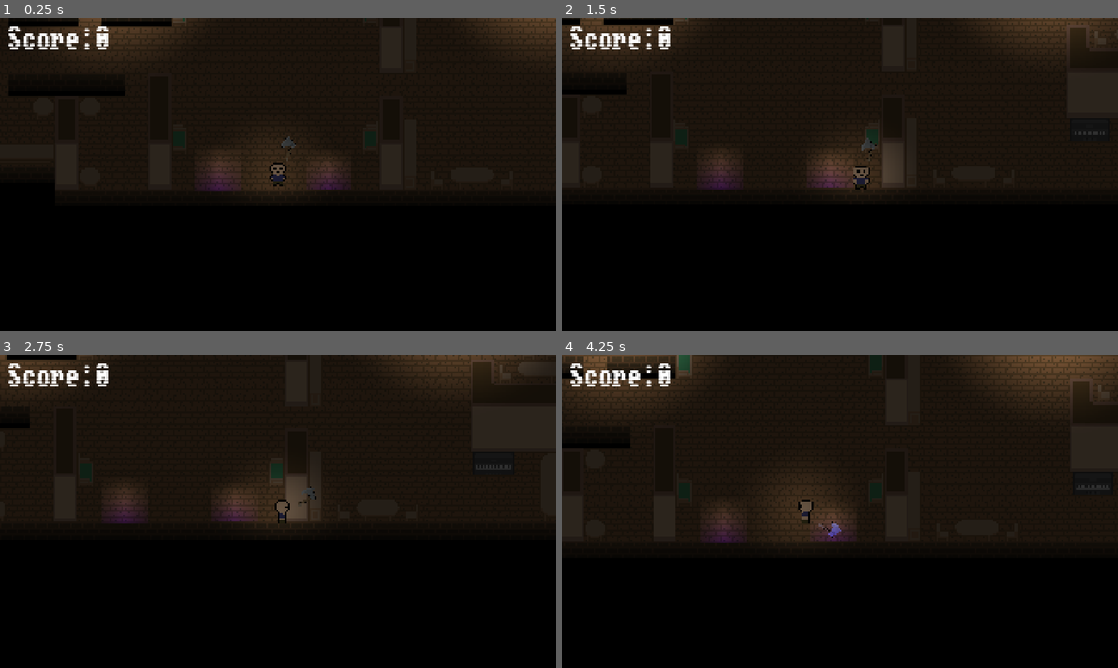
Above: before the commit, frames 1-4 (two rows, left to right).
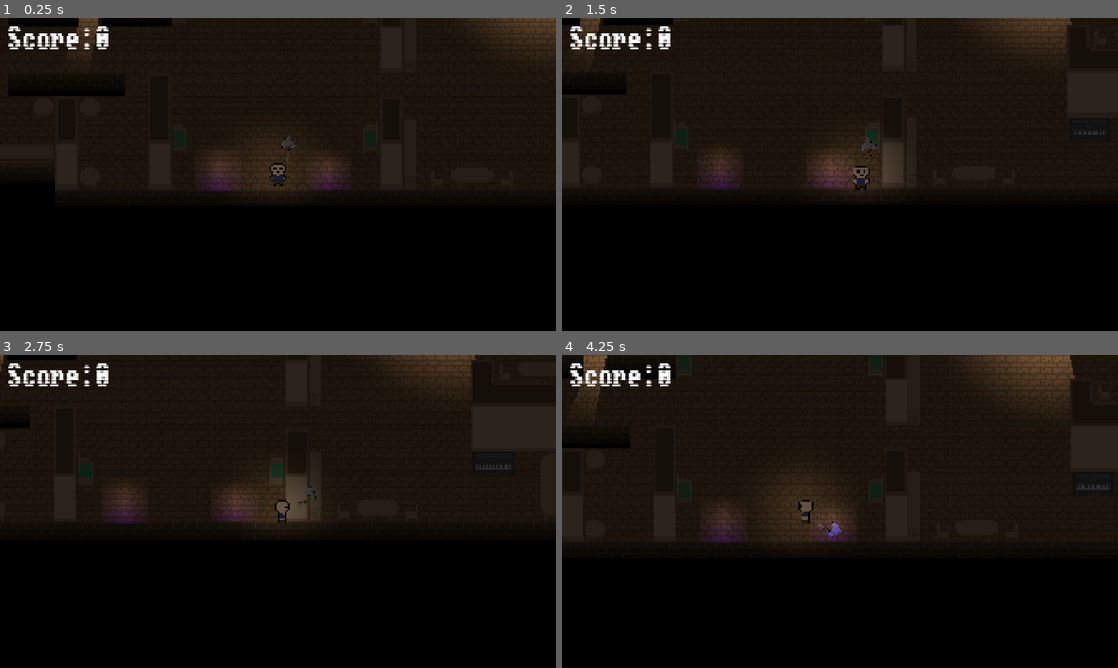
Above: after the commit, the same moments.

Repository: c-bejar/Night-of-the-Black-Spirits
Game: Godot game, scene res://Areas/House/house.tscn
The game is run twice, just before and just after one commit, with the same random seed, the same clock (stepped at 60 frames per second) and the same inputs.
Inputs (mouse positions are in pixels of both pictures, inside the frame that each line leads up to):
- Up to frame 1 (0.25 s): no input
- Up to frame 2 (1.5 s): tap Enter at 0.5 s; move the mouse to (962, 158) at 0.52 s; hold D (move_right) 0.53-1.28 s; click (962, 158) at 0.6 s; move the mouse to (728, 190) at 1.27 s; hold S (move_down) from 1.28 s (still down); click (728, 190) at 1.35 s
- Up to frame 3 (2.75 s): move the mouse to (333, 442) at 2.02 s; release S (move_down) at 2.03 s; hold D (move_right) from 2.03 s (still down); click (333, 442) at 2.1 s
- Up to frame 4 (4.25 s): move the mouse to (812, 574) at 2.77 s; release D (move_right) at 2.78 s; hold W (move_up) 2.78-3.53 s; click (812, 574) at 2.85 s; move the mouse to (1006, 558) at 3.52 s; hold A (move_left) from 3.53 s (still down); click (1006, 558) at 3.6 s

The runs differ from the first frame. In frame 1, 0.9% of the frame differs, in the area x 7-35%, y 0-12%; in frame 2, 1.3%; in frame 3, 1.1%; in frame 4, 2.7%, in the area x 0-100%, y 0-16%.

Commit message:
add: light occlusion to walls and holes

Diff:
--- a/Areas/Room Base/room.tscn
+++ b/Areas/Room Base/room.tscn
@@ -1,64 +1,165 @@
-[gd_scene load_steps=8 format=3 uid="uid://dmjf1fjaukhdm"]
+[gd_scene load_steps=33 format=3 uid="uid://dmjf1fjaukhdm"]
 
 [ext_resource type="Texture2D" uid="uid://br8kkp7wj47ns" path="res://Areas/Room Base/assets/floor_walls.png" id="1_awbsu"]
 [ext_resource type="Texture2D" uid="uid://b4b4ofawakjhu" path="res://Areas/Room Base/assets/roguelikeIndoor_transparent.png" id="2_ury3i"]
 [ext_resource type="PackedScene" uid="uid://y8s0qmkthw2n" path="res://Entities/Player/player.tscn" id="3_ury3i"]
 
+[sub_resource type="OccluderPolygon2D" id="OccluderPolygon2D_ury3i"]
+polygon = PackedVector2Array(-8, -8, 8, -8, 8, 8, -8, 8)
+
+[sub_resource type="OccluderPolygon2D" id="OccluderPolygon2D_cylr6"]
+polygon = PackedVector2Array(-8, -8, 8, -8, 8, 8, -8, 8)
+
+[sub_resource type="OccluderPolygon2D" id="OccluderPolygon2D_nl82t"]
+polygon = PackedVector2Array(-8, -8, 8, -8, 8, 8, -8, 8)
+
+[sub_resource type="OccluderPolygon2D" id="OccluderPolygon2D_cks52"]
+polygon = PackedVector2Array(-8, -8, 8, -8, 8, 8, -8, 8)
+
+[sub_resource type="OccluderPolygon2D" id="OccluderPolygon2D_8osn2"]
+polygon = PackedVector2Array(-8, -8, 8, -8, 8, 8, -8, 8)
+
+[sub_resource type="OccluderPolygon2D" id="OccluderPolygon2D_a3f12"]
+polygon = PackedVector2Array(-8, -8, 8, -8, 8, 8, -8, 8)
+
+[sub_resource type="OccluderPolygon2D" id="OccluderPolygon2D_jhvcr"]
+polygon = PackedVector2Array(-8, -8, 8, -8, 8, 8, -8, 8)
+
+[sub_resource type="OccluderPolygon2D" id="OccluderPolygon2D_4xmj5"]
+polygon = PackedVector2Array(-8, -8, 8, -8, 8, 8, -8, 8)
+
+[sub_resource type="OccluderPolygon2D" id="OccluderPolygon2D_p1oa0"]
+polygon = PackedVector2Array(-8, -8, 8, -8, 8, 8, -8, 8)
+
+[sub_resource type="OccluderPolygon2D" id="OccluderPolygon2D_cj4wb"]
+polygon = PackedVector2Array(-8, -8, 8, -8, 8, 8, -8, 8)
+
+[sub_resource type="OccluderPolygon2D" id="OccluderPolygon2D_bk411"]
+polygon = PackedVector2Array(-8, -8, 8, -8, 8, 8, -8, 8)
+
+[sub_resource type="OccluderPolygon2D" id="OccluderPolygon2D_itm61"]
+polygon = PackedVector2Array(-8, -8, 8, -8, 8, 8, -8, 8)
+
+[sub_resource type="OccluderPolygon2D" id="OccluderPolygon2D_3f4yf"]
+polygon = PackedVector2Array(-8, -8, 8, -8, 8, 8, -8, 8)
+
+[sub_resource type="OccluderPolygon2D" id="OccluderPolygon2D_xwtic"]
+polygon = PackedVector2Array(-8, -8, 8, -8, 8, 8, -8, 8)
+
+[sub_resource type="OccluderPolygon2D" id="OccluderPolygon2D_3c5cj"]
+polygon = PackedVector2Array(-8, -8, 8, -8, 8, 8, -8, 8)
+
+[sub_resource type="OccluderPolygon2D" id="OccluderPolygon2D_flxlf"]
+polygon = PackedVector2Array(-8, -8, 8, -8, 8, 8, -8, 8)
+
+[sub_resource type="OccluderPolygon2D" id="OccluderPolygon2D_qakk0"]
+polygon = PackedVector2Array(-8, -8, 8, -8, 8, 8, -8, 8)
+
+[sub_resource type="OccluderPolygon2D" id="OccluderPolygon2D_w7ua4"]
+polygon = PackedVector2Array(-8, -8, 8, -8, 8, 8, -8, 8)
+
+[sub_resource type="OccluderPolygon2D" id="OccluderPolygon2D_mpowd"]
+polygon = PackedVector2Array(-8, -8, 8, -8, 8, 8, -8, 8)
+
+[sub_resource type="OccluderPolygon2D" id="OccluderPolygon2D_pqwa2"]
+polygon = PackedVector2Array(-8, -8, 8, -8, 8, 8, -8, 8)
+
+[sub_resource type="OccluderPolygon2D" id="OccluderPolygon2D_ytp2y"]
+polygon = PackedVector2Array(-8, -8, 8, -8, 8, 8, -8, 8)
+
+[sub_resource type="OccluderPolygon2D" id="OccluderPolygon2D_u7sd8"]
+polygon = PackedVector2Array(-8, -8, 8, -8, 8, 8, -8, 8)
+
+[sub_resource type="OccluderPolygon2D" id="OccluderPolygon2D_qsu8o"]
+polygon = PackedVector2Array(-8, -8, 8, -8, 8, 8, -8, 8)
+
+[sub_resource type="OccluderPolygon2D" id="OccluderPolygon2D_l3ewm"]
+polygon = PackedVector2Array(-8, -8, 8, -8, 8, 8, -8, 8)
+
+[sub_resource type="OccluderPolygon2D" id="OccluderPolygon2D_v811r"]
+polygon = PackedVector2Array(-8, -8, 8, -8, 8, 8, -8, 8)
+
 [sub_resource type="TileSetAtlasSource" id="TileSetAtlasSource_ju8eq"]
 texture = ExtResource("1_awbsu")
 0:0/0 = 0
+0:0/0/occlusion_layer_0/polygon_0/polygon = SubResource("OccluderPolygon2D_ury3i")
 0:0/0/physics_layer_0/polygon_0/points = PackedVector2Array(-8, -8, 8, -8, 8, 8, -8, 8)
 1:0/0 = 0
+1:0/0/occlusion_layer_0/polygon_0/polygon = SubResource("OccluderPolygon2D_jhvcr")
 1:0/0/physics_layer_0/polygon_0/points = PackedVector2Array(-8, -8, 8, -8, 8, 8, -8, 8)
 2:0/0 = 0
+2:0/0/occlusion_layer_0/polygon_0/polygon = SubResource("OccluderPolygon2D_xwtic")
 2:0/0/physics_layer_0/polygon_0/points = PackedVector2Array(-8, -8, 8, -8, 8, 8, -8, 8)
 0:1/0 = 0
+0:1/0/occlusion_layer_0/polygon_0/polygon = SubResource("OccluderPolygon2D_cylr6")
 0:1/0/physics_layer_0/polygon_0/points = PackedVector2Array(-8, -8, 8, -8, 8, 8, -8, 8)
 1:1/0 = 0
+1:1/0/occlusion_layer_0/polygon_0/polygon = SubResource("OccluderPolygon2D_4xmj5")
 1:1/0/physics_layer_0/polygon_0/points = PackedVector2Array(-8, -8, 8, -8, 8, 8, -8, 8)
 2:1/0 = 0
+2:1/0/occlusion_layer_0/polygon_0/polygon = SubResource("OccluderPolygon2D_3c5cj")
 2:1/0/physics_layer_0/polygon_0/points = PackedVector2Array(-8, -8, 8, -8, 8, 8, -8, 8)
 0:2/0 = 0
+0:2/0/occlusion_layer_0/polygon_0/polygon = SubResource("OccluderPolygon2D_nl82t")
 0:2/0/physics_layer_0/polygon_0/points = PackedVector2Array(-8, -8, 8, -8, 8, 8, -8, 8)
 1:2/0 = 0
+1:2/0/occlusion_layer_0/polygon_0/polygon = SubResource("OccluderPolygon2D_p1oa0")
 1:2/0/physics_layer_0/polygon_0/points = PackedVector2Array(-8, -8, 8, -8, 8, 8, -8, 8)
 2:2/0 = 0
+2:2/0/occlusion_layer_0/polygon_0/polygon = SubResource("OccluderPolygon2D_flxlf")
 2:2/0/physics_layer_0/polygon_0/points = PackedVector2Array(-8, -8, 8, -8, 8, 8, -8, 8)
 0:3/0 = 0
+0:3/0/occlusion_layer_0/polygon_0/polygon = SubResource("OccluderPolygon2D_cks52")
 0:3/0/physics_layer_0/polygon_0/points = PackedVector2Array(-8, -8, 8, -8, 8, 8, -8, 8)
 1:3/0 = 0
+1:3/0/occlusion_layer_0/polygon_0/polygon = SubResource("OccluderPolygon2D_cj4wb")
 1:3/0/physics_layer_0/polygon_0/points = PackedVector2Array(-8, -8, 8, -8, 8, 8, -8, 8)
 2:3/0 = 0
+2:3/0/occlusion_layer_0/polygon_0/polygon = SubResource("OccluderPolygon2D_qakk0")
 2:3/0/physics_layer_0/polygon_0/points = PackedVector2Array(-8, -8, 8, -8, 8, 8, -8, 8)
 0:4/0 = 0
+0:4/0/occlusion_layer_0/polygon_0/polygon = SubResource("OccluderPolygon2D_8osn2")
 0:4/0/physics_layer_0/polygon_0/points = PackedVector2Array(-8, -8, 8, -8, 8, 8, -8, 8)
 1:4/0 = 0
+1:4/0/occlusion_layer_0/polygon_0/polygon = SubResource("OccluderPolygon2D_bk411")
 1:4/0/physics_layer_0/polygon_0/points = PackedVector2Array(-8, -8, 8, -8, 8, 8, -8, 8)
 2:4/0 = 0
+2:4/0/occlusion_layer_0/polygon_0/polygon = SubResource("OccluderPolygon2D_w7ua4")
 2:4/0/physics_layer_0/polygon_0/points = PackedVector2Array(-8, -8, 8, -8, 8, 8, -8, 8)
 1:5/0 = 0
+1:5/0/occlusion_layer_0/polygon_0/polygon = SubResource("OccluderPolygon2D_itm61")
 1:5/0/physics_layer_0/polygon_0/points = PackedVector2Array(-8, -8, 8, -8, 8, 8, -8, 8)
 1:6/0 = 0
 3:4/0 = 0
+3:4/0/occlusion_layer_0/polygon_0/polygon = SubResource("OccluderPolygon2D_l3ewm")
 3:4/0/physics_layer_0/polygon_0/points = PackedVector2Array(-8, -8, 8, -8, 8, 8, -8, 8)
 3:3/0 = 0
+3:3/0/occlusion_layer_0/polygon_0/polygon = SubResource("OccluderPolygon2D_qsu8o")
 3:3/0/physics_layer_0/polygon_0/points = PackedVector2Array(-8, -8, 8, -8, 8, 8, -8, 8)
 3:2/0 = 0
+3:2/0/occlusion_layer_0/polygon_0/polygon = SubResource("OccluderPolygon2D_u7sd8")
 3:2/0/physics_layer_0/polygon_0/points = PackedVector2Array(-8, -8, 8, -8, 8, 8, -8, 8)
 1:7/0 = 0
+1:7/0/occlusion_layer_0/polygon_0/polygon = SubResource("OccluderPolygon2D_3f4yf")
 1:7/0/physics_layer_0/polygon_0/points = PackedVector2Array(-8, -8, 8, -8, 8, 8, -8, 8)
 2:5/0 = 0
+2:5/0/occlusion_layer_0/polygon_0/polygon = SubResource("OccluderPolygon2D_mpowd")
 2:5/0/physics_layer_0/polygon_0/points = PackedVector2Array(-8, -8, 8, -8, 8, 8, -8, 8)
 3:5/0 = 0
+3:5/0/occlusion_layer_0/polygon_0/polygon = SubResource("OccluderPolygon2D_v811r")
 3:5/0/physics_layer_0/polygon_0/points = PackedVector2Array(-8, -8, 8, -8, 8, 8, -8, 8)
 0:5/0 = 0
+0:5/0/occlusion_layer_0/polygon_0/polygon = SubResource("OccluderPolygon2D_a3f12")
 0:5/0/physics_layer_0/polygon_0/points = PackedVector2Array(-8, -8, 8, -8, 8, 8, -8, 8)
 3:1/0 = 0
+3:1/0/occlusion_layer_0/polygon_0/polygon = SubResource("OccluderPolygon2D_ytp2y")
 3:1/0/physics_layer_0/polygon_0/points = PackedVector2Array(-8, -8, 8, -8, 8, 8, -8, 8)
 3:0/0 = 0
+3:0/0/occlusion_layer_0/polygon_0/polygon = SubResource("OccluderPolygon2D_pqwa2")
 3:0/0/physics_layer_0/polygon_0/points = PackedVector2Array(-8, -8, 8, -8, 8, 8, -8, 8)
 
 [sub_resource type="TileSet" id="TileSet_3q1c6"]
+occlusion_layer_0/light_mask = 1
 physics_layer_0/collision_layer = 2
 physics_layer_0/collision_mask = 5
 sources/0 = SubResource("TileSetAtlasSource_ju8eq")
